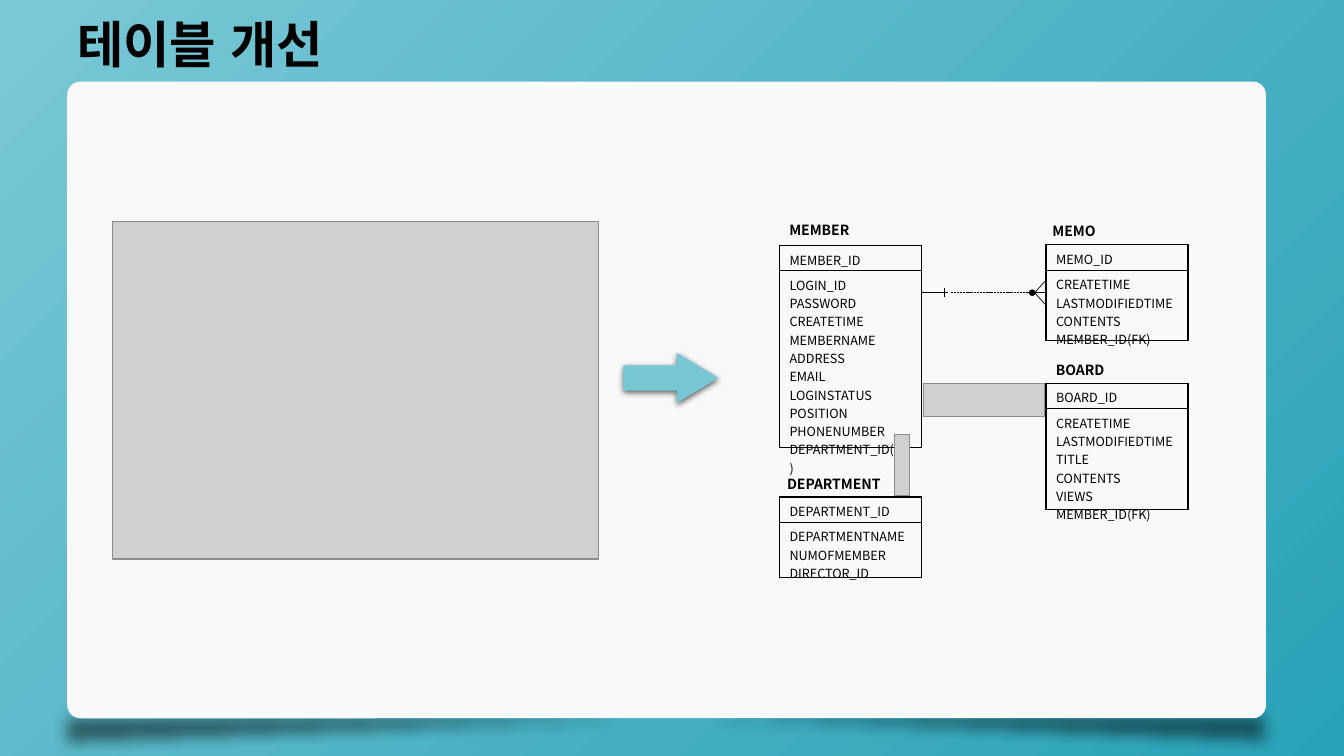
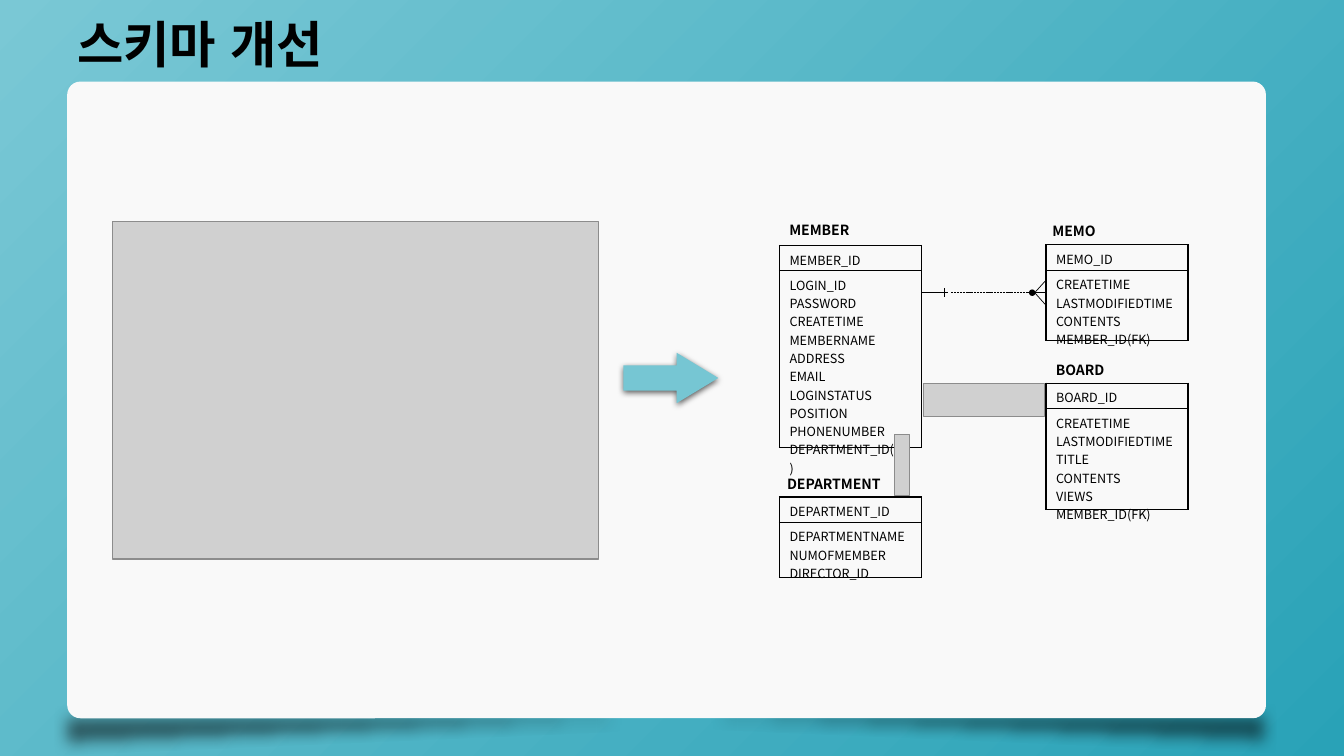
Before and after one commit to minkyu307/MBS_capstone, a slide deck: slide 2 of 201501164_김민규_주간보고서.pptx. Drawn at 1344x756 pixels with LibreOffice and Linux fonts; fonts in the diff are those of the drawing; grey boxes stand for pictures. Boxes give left, top, right and bottom in pixels: in the first picture for what was removed or moved away, otherwise in the second. Text is boxed around its words. In the diff, an @@ line names an element or a change of style, - is before the commit and + after.

Commit message:
21.09.15
테이블 생성, 데이터 저장&조회 및 조인 기능 테스트

```diff
--- a/201501164_김민규_주간보고서.pptx
+++ b/201501164_김민규_주간보고서.pptx
@@ text at box(77, 20, 323, 68): text changed @@
-테이블 개선
+스키마 개선
```
Also in this commit, not shown: 4 slides added, 8 slides removed, 12 other files.
